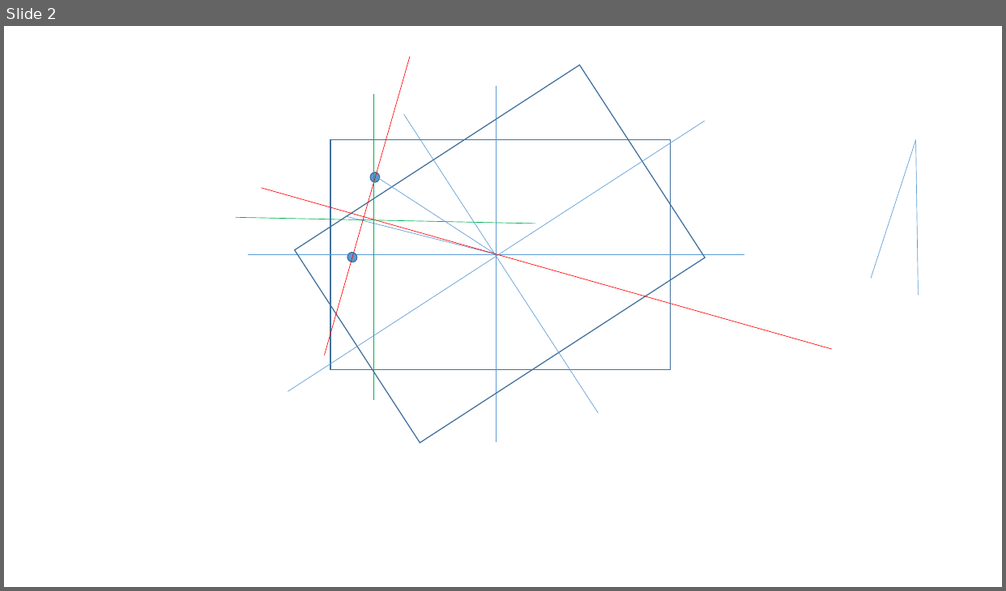
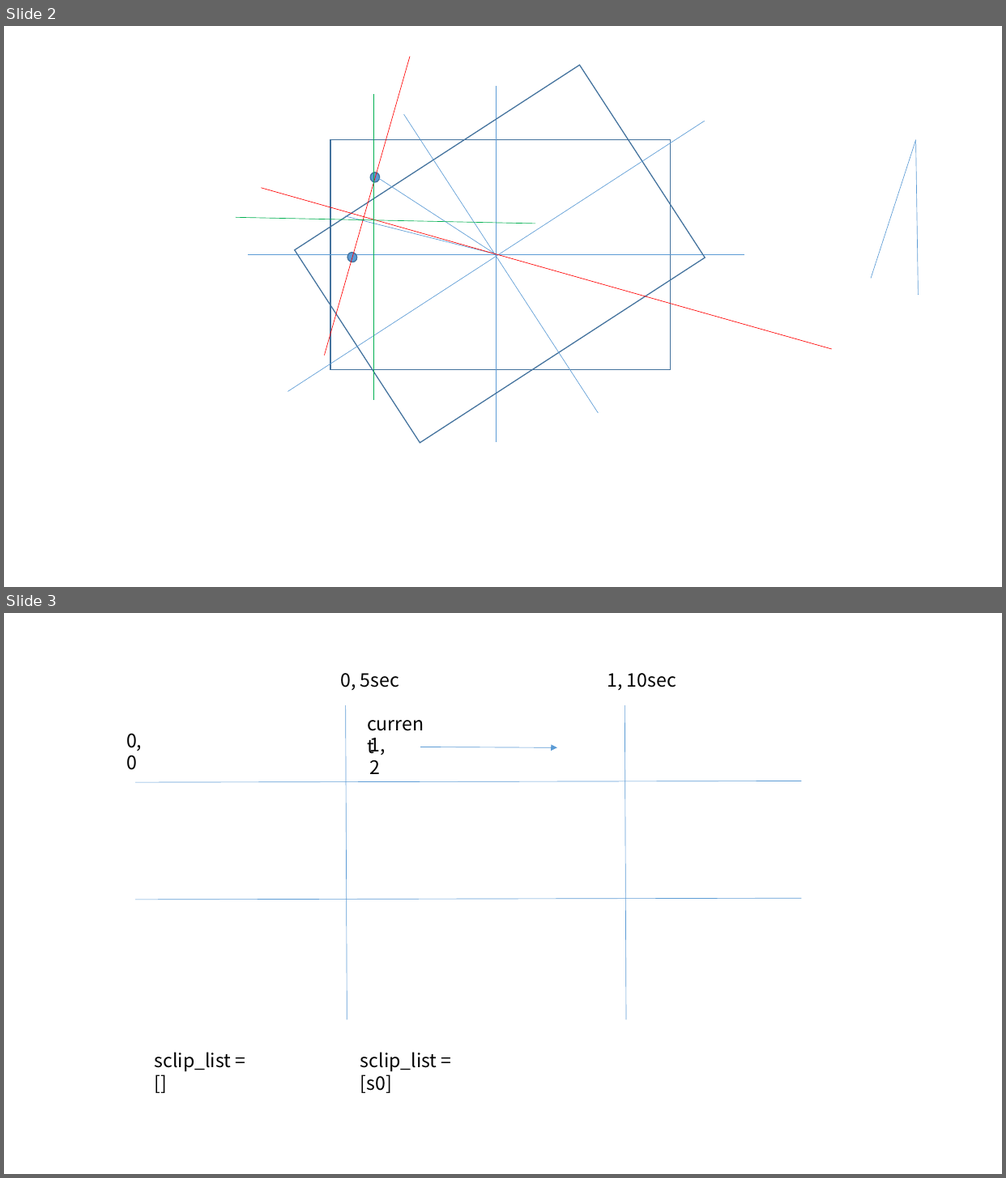
Before and after one commit to LeeHonggii/Nvidiaproject, a slide deck: video_editor/rotate.pptx. Shown one above the other, each under a label of ours: slide 2 before the commit, slides 2 and 3 after it. The pictures are 1006x591 and 1006x1178 pixels, drawn with LibreOffice and Linux fonts; fonts in the diff are those of the drawing. Boxes give left, top, right and bottom in pixels: in the first picture for what was removed or moved away, otherwise in the second. Text is boxed around its words. In the diff, an @@ line names an element or a change of style, - is before the commit and + after.

```diff
--- a/video_editor/rotate.pptx
+++ b/video_editor/rotate.pptx
@@ slide 3 added at [4,613,1002,1174], background #FFFFFF @@
@@ text added at [341,673,399,690], 18 pt, text #000000 @@
+0, 5sec
@@ text added at [607,673,676,690], 18 pt, text #000000 @@
+1, 10sec
@@ line added from (345, 706) to (347, 1020), #5B9BD5 0.5 pt @@
@@ text added at [360,709,435,739], 18 pt, text #000000 @@
+current
@@ line added from (624, 706) to (626, 1020), #5B9BD5 0.5 pt @@
@@ text added at [126,733,142,770], 18 pt, text #000000 @@
+0,0
@@ text added at [369,738,385,774], 18 pt, text #000000 @@
+1,2
@@ arrow added from (420, 747) to (557, 747), #5B9BD5 0.5 pt @@
@@ line added from (135, 782) to (801, 781), #5B9BD5 0.5 pt @@
@@ line added from (135, 900) to (801, 898), #5B9BD5 0.5 pt @@
@@ text added at [155,1052,232,1072], 18 pt, text #000000 @@
+sclip_list = []
@@ text added at [360,1052,437,1093], 18 pt, text #000000 @@
+sclip_list = [s0]
```
Also in this commit, not shown: 3 other files.
